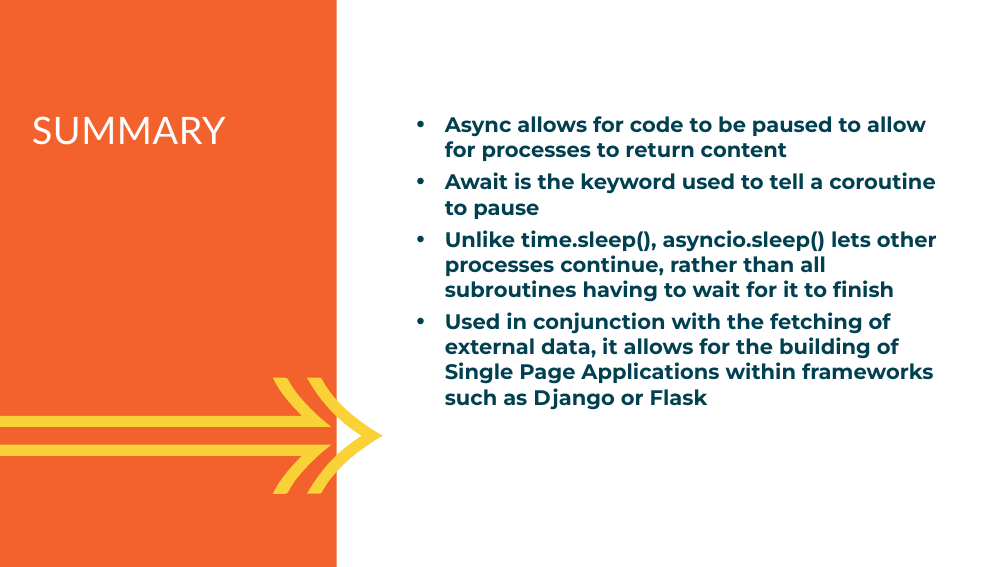
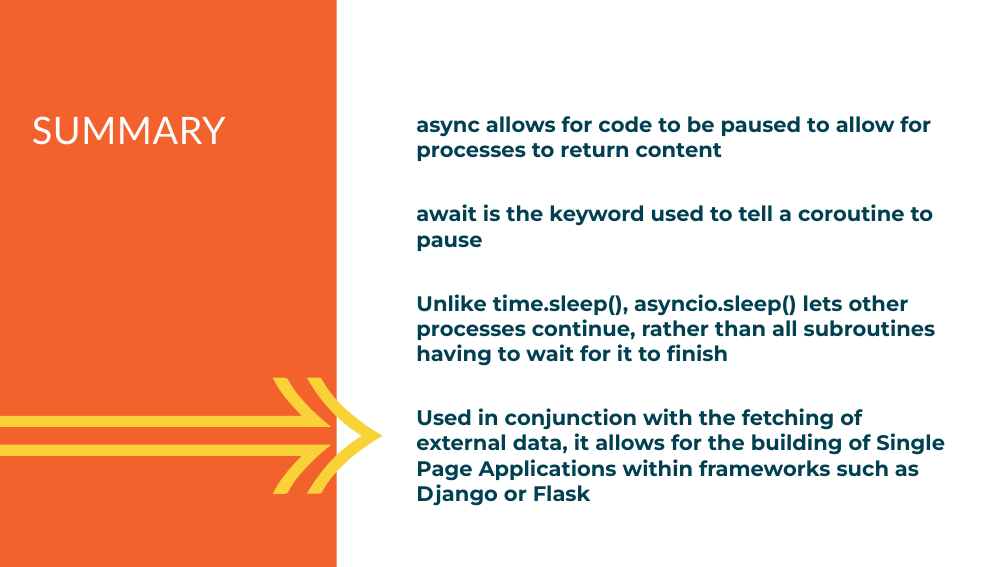
Before and after one commit to AndySmithQA/June24py3, a slide deck: slide 28 of QAPYTH3/DG_14_Multitasking_and_asyncio.pptx. Drawn at 1008x567 pixels with LibreOffice and Linux fonts; fonts in the diff are those of the drawing. Boxes give left, top, right and bottom in pixels: in the first picture for what was removed or moved away, otherwise in the second. Text is boxed around its words. In the diff, an @@ line names an element or a change of style, - is before the commit and + after.

```diff
--- a/QAPYTH3/DG_14_Multitasking_and_asyncio.pptx
+++ b/QAPYTH3/DG_14_Multitasking_and_asyncio.pptx
@@ text at bbox=[416, 116, 934, 251]: text changed @@
-• Async allows for code to be paused to allow for processes to return content
-• Await is the keyword used to tell a coroutine to pause
+async allows for code to be paused to allow for processes to return content
+await is the keyword used to tell a coroutine to pause
@@ text at bbox=[416, 294, 945, 506]: bullet • to none @@
```
Also in this commit, not shown: 24 other slides changed, 45 other files.
